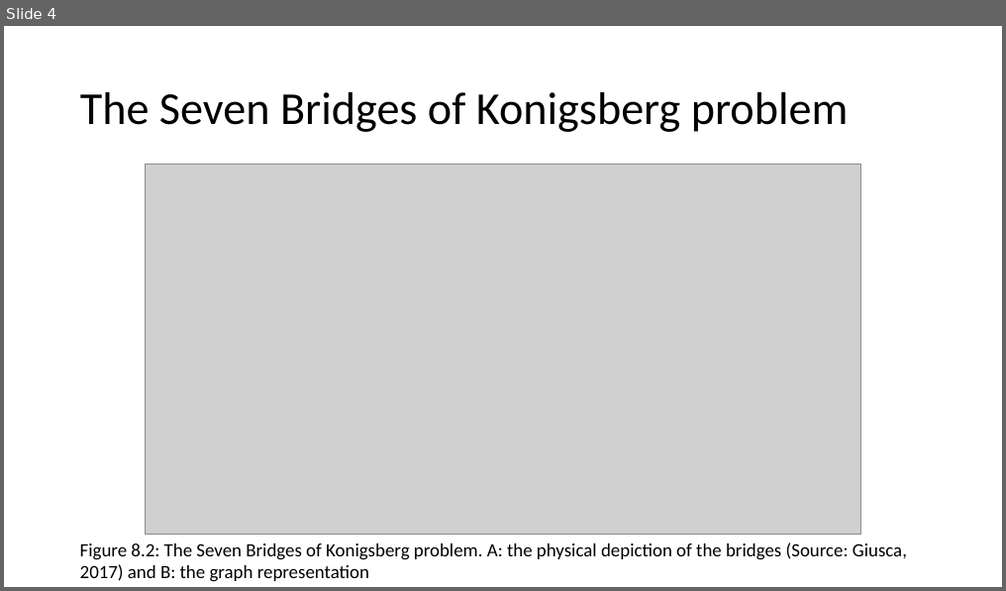
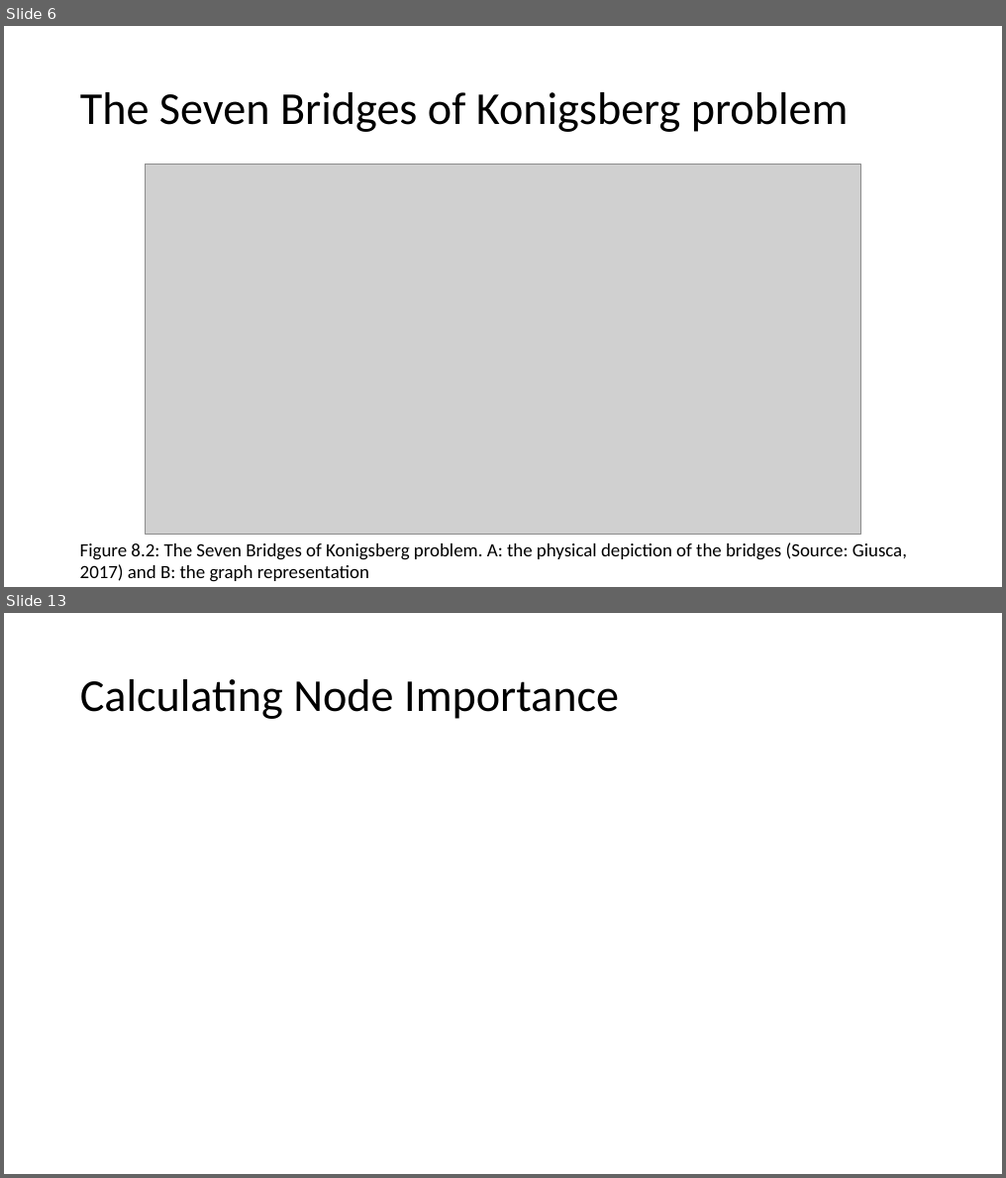
Before and after one commit to abmgis/abmgis, a slide deck: Chapter08-Networks/Chapter8.pptx. Shown one above the other, each under a label of ours: slide 4 before the commit, slides 6 and 13 after it; the slides between them are not shown. The pictures are 1006x591 and 1006x1178 pixels, drawn with LibreOffice and Linux fonts; fonts in the diff are those of the drawing; grey boxes stand for pictures. Boxes give left, top, right and bottom in pixels: in the first picture for what was removed or moved away, otherwise in the second. Text is boxed around its words. In the diff, an @@ line names an element or a change of style, - is before the commit and + after.

```diff
--- a/Chapter08-Networks/Chapter8.pptx
+++ b/Chapter08-Networks/Chapter8.pptx
@@ slide 13 added at <box>4,613,1002,1174</box>, background #FFFFFF @@
@@ title added at <box>80,679,619,719</box>, 44 pt, text #000000 @@
+Calculating Node Importance
@@ what was slide 4 is now slide 6 @@
```
Also in this commit, not shown: 1 slide changed, 8 other slides added, 3 other files.
